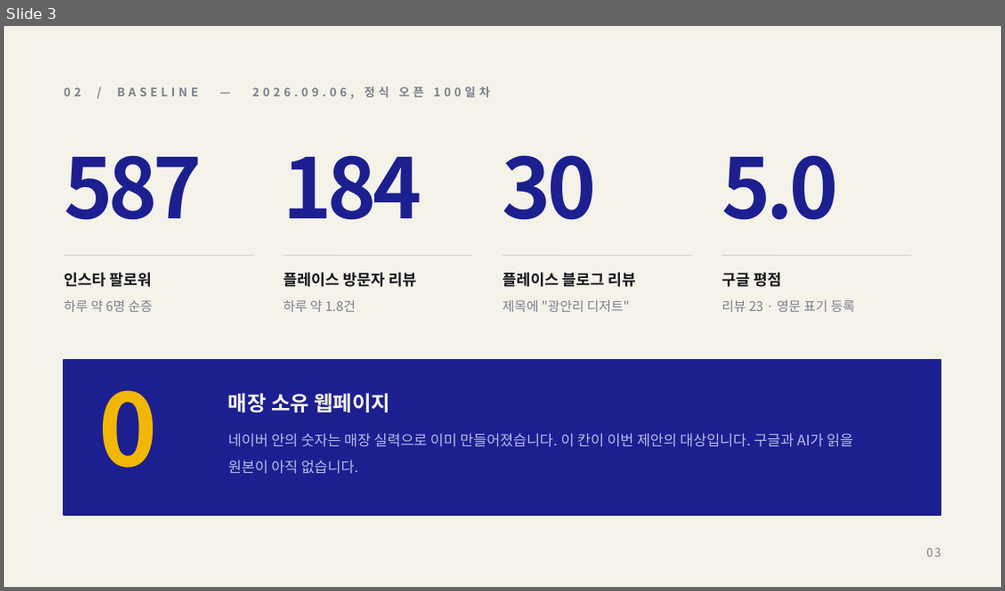
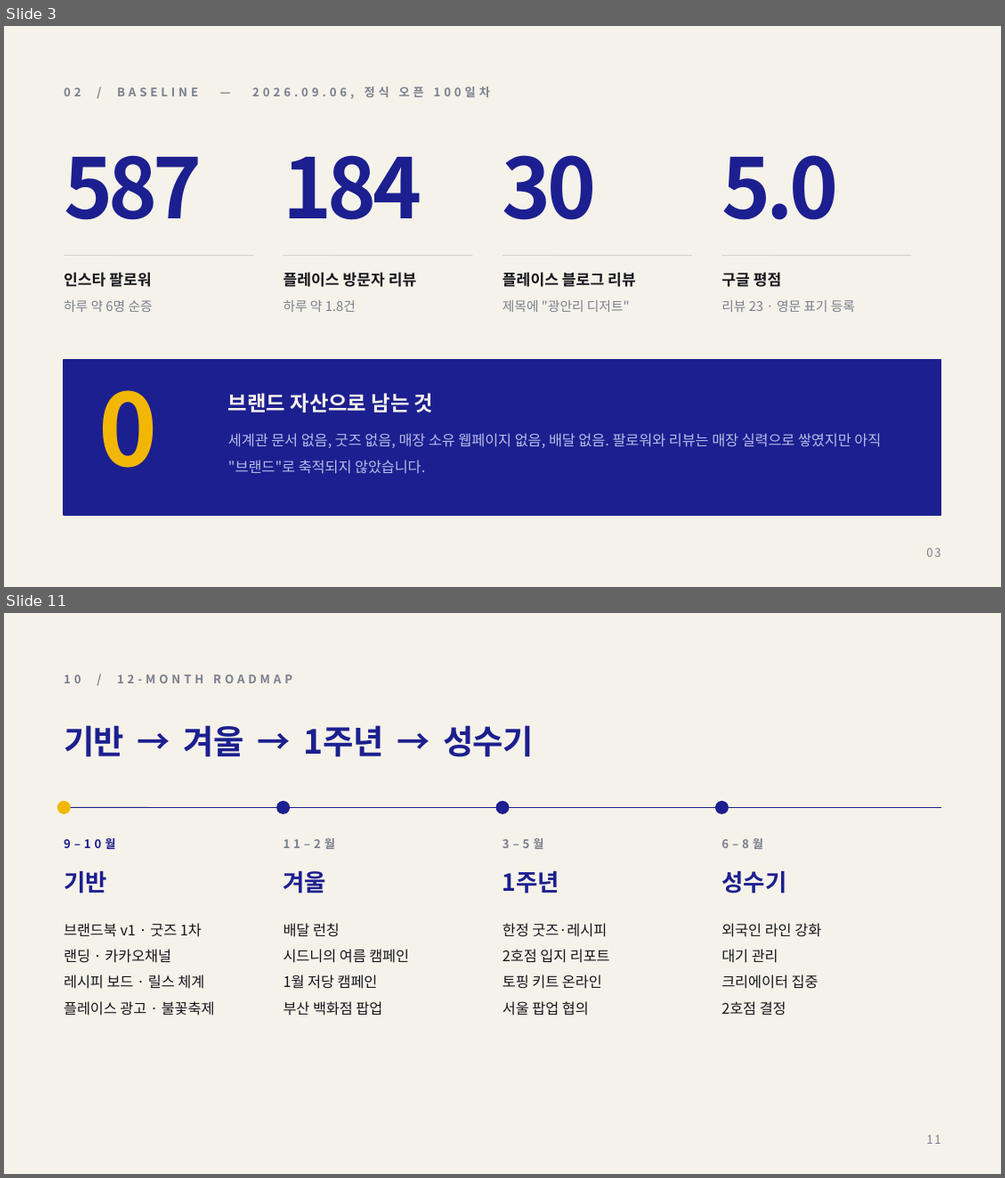
Before and after one commit to severaljama-hue/advertising-agency, a slide deck: docs/sydney-yogurt-lab/proposal.pptx. Shown one above the other, each under a label of ours: slide 3 before the commit, slides 3 and 11 after it; the slides between them are not shown. The pictures are 1005x591 and 1005x1178 pixels, drawn with LibreOffice and Linux fonts; fonts in the diff are those of the drawing. Boxes give left, top, right and bottom in pixels: in the first picture for what was removed or moved away, otherwise in the second. Text is boxed around its words. In the diff, an @@ line names an element or a change of style, - is before the commit and + after.

```diff
--- a/docs/sydney-yogurt-lab/proposal.pptx
+++ b/docs/sydney-yogurt-lab/proposal.pptx
@@ slide 11 added at (x1=4, y1=613, x2=1001, y2=1174), background #F5F2EA @@
@@ text added at (x1=64, y1=674, x2=292, y2=683), 8.5 pt, text #7A7F8E, bold @@
+10 / 12-MONTH ROADMAP
@@ text added at (x1=64, y1=725, x2=534, y2=757), 24 pt, text #1C1F8F, bold @@
+기반 → 겨울 → 1주년 → 성수기
@@ ellipse added at (x1=57, y1=802, x2=70, y2=813), fill #F2B705, outline #F2B705 1 pt @@
@@ line added from (64, 807) to (941, 807), #1C1F8F 0.5 pt @@
@@ ellipse added at (x1=277, y1=802, x2=289, y2=813), fill #1C1F8F, outline #1C1F8F 1 pt @@
@@ ellipse added at (x1=496, y1=802, x2=509, y2=813), fill #1C1F8F, outline #1C1F8F 1 pt @@
@@ ellipse added at (x1=716, y1=802, x2=728, y2=813), fill #1C1F8F, outline #1C1F8F 1 pt @@
@@ text added at (x1=64, y1=838, x2=115, y2=849), 8.5 pt, text #1C1F8F, bold @@
+9–10월
@@ text added at (x1=283, y1=838, x2=335, y2=849), 8.5 pt, text #7A7F8E, bold @@
+11–2월
@@ text added at (x1=502, y1=838, x2=544, y2=849), 8.5 pt, text #7A7F8E, bold @@
+3–5월
@@ text added at (x1=721, y1=838, x2=763, y2=849), 8.5 pt, text #7A7F8E, bold @@
+6–8월
@@ text added at (x1=64, y1=871, x2=107, y2=893), 17 pt, text #1C1F8F, bold @@
+기반
@@ text added at (x1=283, y1=871, x2=327, y2=893), 17 pt, text #1C1F8F, bold @@
+겨울
@@ text added at (x1=502, y1=871, x2=559, y2=893), 17 pt, text #1C1F8F, bold @@
+1주년
@@ text added at (x1=721, y1=871, x2=786, y2=893), 17 pt, text #1C1F8F, bold @@
+성수기
@@ text added at (x1=64, y1=923, x2=215, y2=1015), 10.5 pt, text #15161C @@
+브랜드북 v1 · 굿즈 1차
+랜딩 · 카카오채널
+레시피 보드 · 릴스 체계
+플레이스 광고 · 불꽃축제
@@ text added at (x1=283, y1=923, x2=409, y2=1015), 10.5 pt, text #15161C @@
+배달 런칭
+시드니의 여름 캠페인
+1월 저당 캠페인
+부산 백화점 팝업
@@ text added at (x1=502, y1=923, x2=610, y2=1015), 10.5 pt, text #15161C @@
+한정 굿즈·레시피
+2호점 입지 리포트
+토핑 키트 온라인
+서울 팝업 협의
@@ text added at (x1=721, y1=923, x2=821, y2=1015), 10.5 pt, text #15161C @@
+외국인 라인 강화
+대기 관리
+크리에이터 집중
+2호점 결정
@@ text added at (x1=926, y1=1135, x2=940, y2=1143), 8.5 pt, text #7A7F8E @@
+11
@@ slide 3 changed as well @@
@@ text at (x1=228, y1=393, x2=433, y2=412): text changed @@
-매장 소유 웹페이지
+브랜드 자산으로 남는 것
@@ text at (x1=228, y1=433, x2=881, y2=474): text changed @@
-네이버 안의 숫자는 매장 실력으로 이미 만들어졌습니다. 이 칸이 이번 제안의 대상입니다. 구글과 AI가 읽을 원본이 아직 없습니다.
+세계관 문서 없음, 굿즈 없음, 매장 소유 웹페이지 없음, 배달 없음. 팔로워와 리뷰는 매장 실력으로 쌓였지만 아직 "브랜드"로 축적되지 않았습니다.
```
Also in this commit, not shown: 2 other slides changed, 10 other slides added, 9 slides removed, 1 other file.
